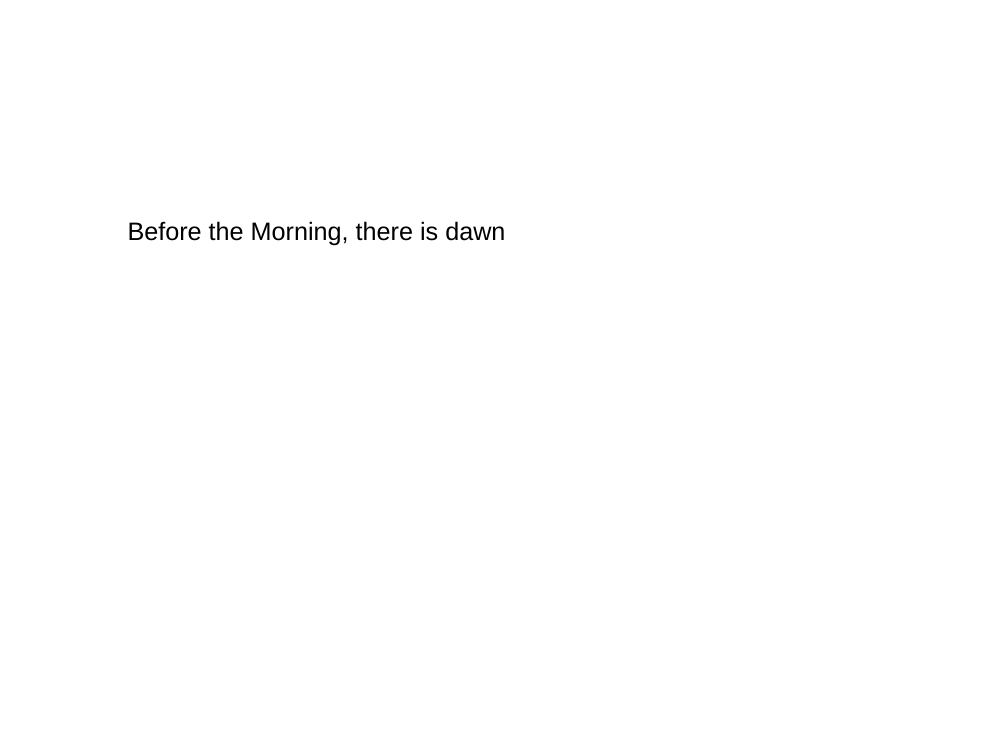
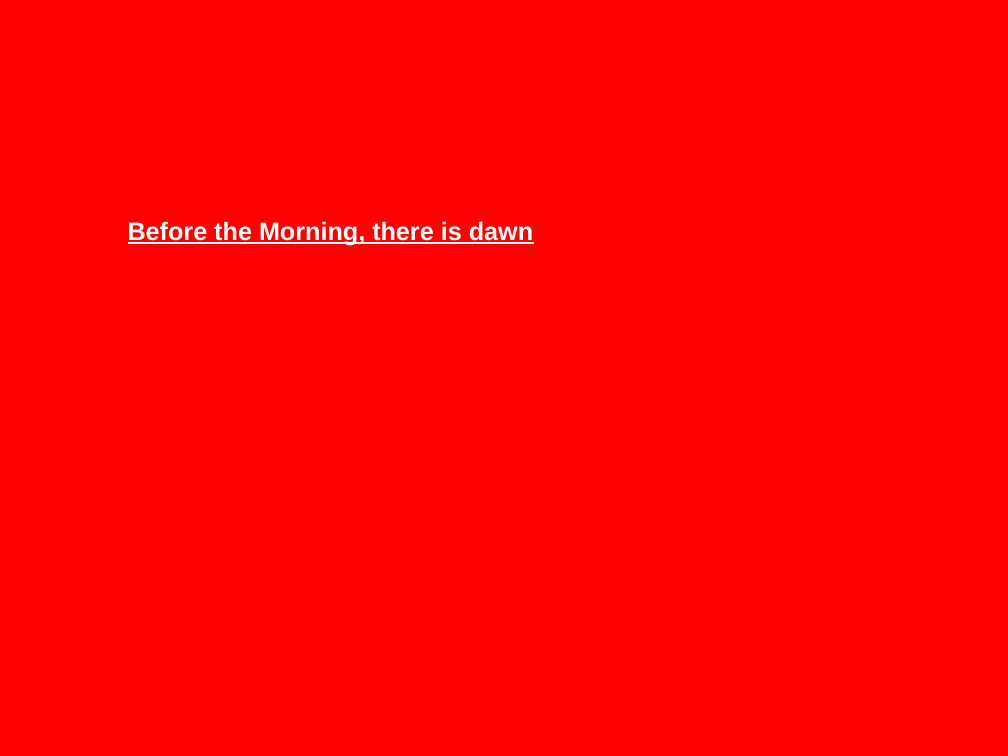
Before and after one commit to Debindradeven/inventory, a slide deck: slide 1 of Inventory management numericals.ppt. Drawn at 1008x756 pixels with LibreOffice and Linux fonts; fonts in the diff are those of the drawing. Boxes give left, top, right and bottom in pixels: in the first picture for what was removed or moved away, otherwise in the second. Text is boxed around its words. In the diff, an @@ line names an element or a change of style, - is before the commit and + after.

```diff
--- a/Inventory management numericals.ppt
+++ b/Inventory management numericals.ppt
@@ background #FFFFFF to #FF0000 @@
@@ text "Before the Morning, there is ..." at (x1=128, y1=221, x2=533, y2=246): text colour #000000 to #FFFFFF, bold on, underline on @@
```
Also in this commit, not shown: 1 other file.
